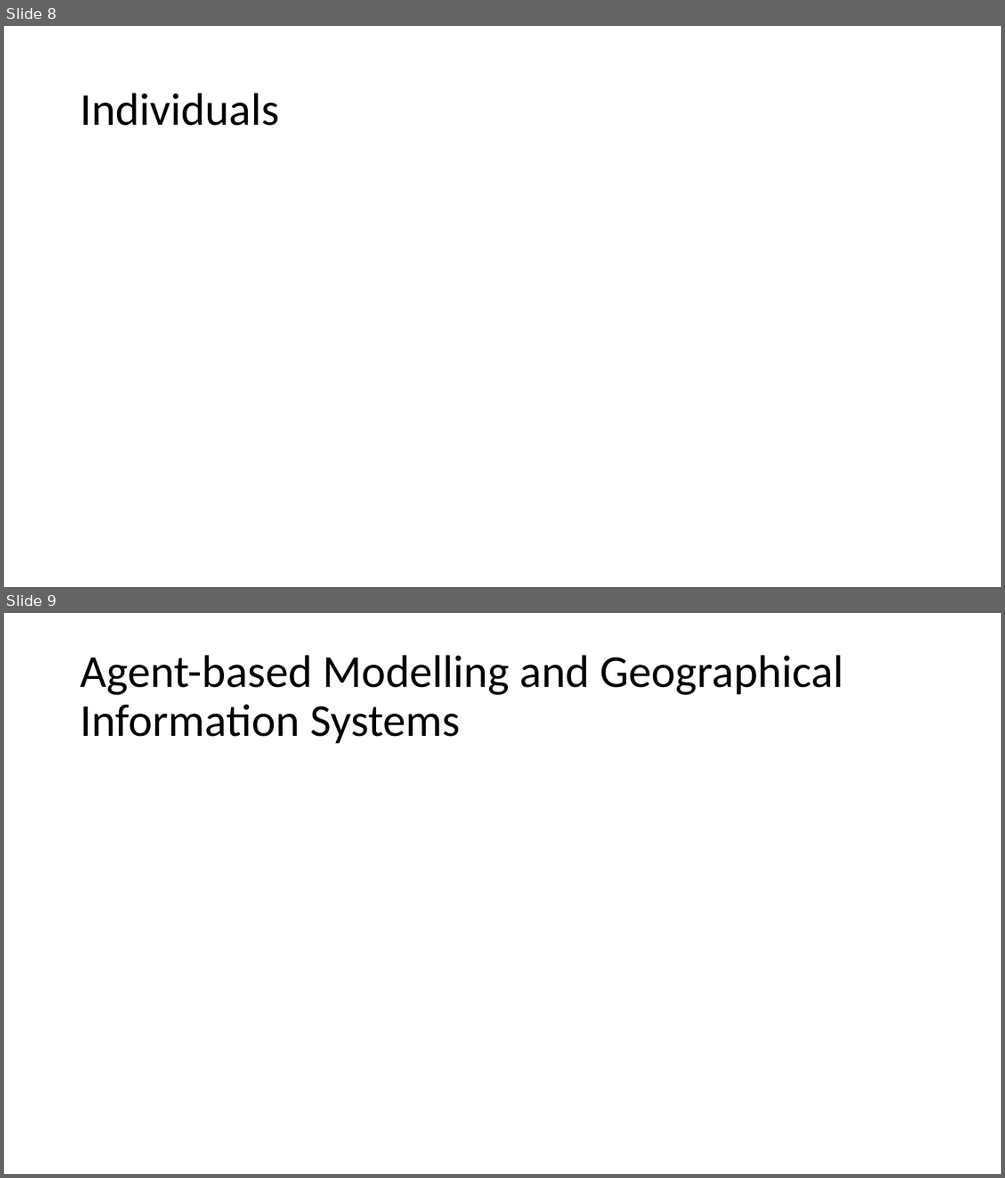
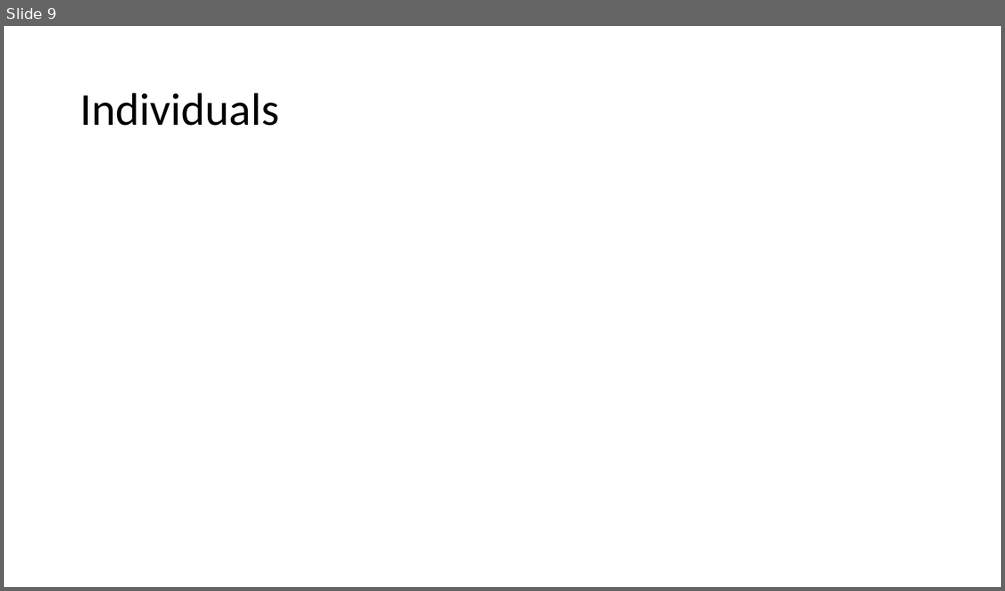
Before and after one commit to abmgis/abmgis, a slide deck: Chapter01-ABMGIS/Chapter1.pptx. Shown one above the other, each under a label of ours: slides 8 and 9 before the commit, slide 9 after it. The pictures are 1005x1178 and 1005x591 pixels, drawn with LibreOffice and Linux fonts; fonts in the diff are those of the drawing. Boxes give left, top, right and bottom in pixels: in the first picture for what was removed or moved away, otherwise in the second. Text is boxed around its words. In the diff, an @@ line names an element or a change of style, - is before the commit and + after.

```diff
--- a/Chapter01-ABMGIS/Chapter1.pptx
+++ b/Chapter01-ABMGIS/Chapter1.pptx
@@ slide 9 removed at box(4, 613, 1001, 1174), background #FFFFFF @@
@@ title removed at box(80, 655, 843, 744) @@
-Agent-based Modelling and Geographical Information Systems
@@ what was slide 8 is now slide 9 @@
```
Also in this commit, not shown: 9 slides changed, 18 slides added, 6 other slides removed, 1 other file.
